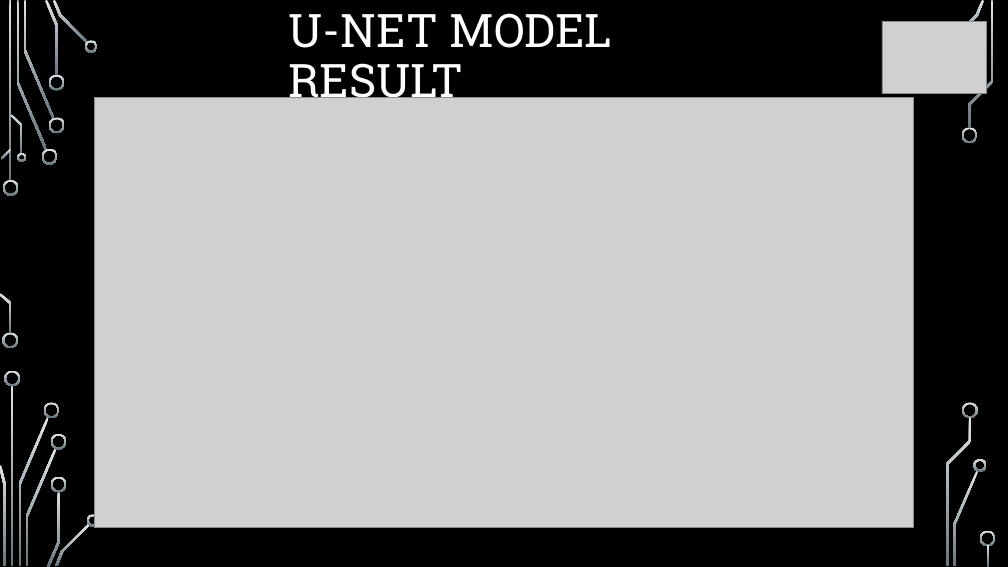
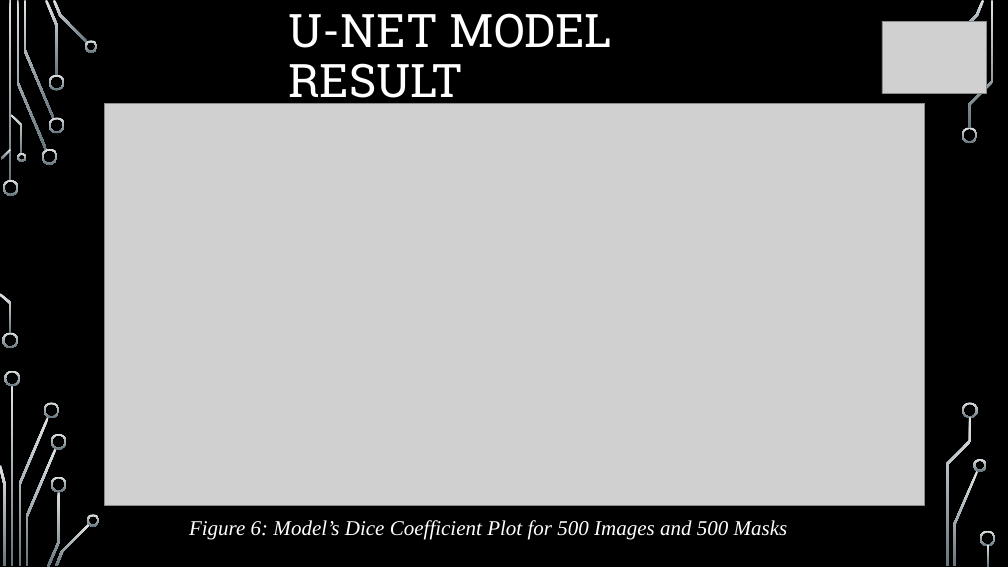
Before and after one commit to Group5FinalProject/Cancer_Champions, a slide deck: slide 10 of Cancer_Champions_PPT.pptx. Drawn at 1008x567 pixels with LibreOffice and Linux fonts; fonts in the diff are those of the drawing; grey boxes stand for pictures; background and template pictures are left out. Boxes give left, top, right and bottom in pixels: in the first picture for what was removed or moved away, otherwise in the second. Text is boxed around its words. In the diff, an @@ line names an element or a change of style, - is before the commit and + after.

```diff
--- a/Cancer_Champions_PPT.pptx
+++ b/Cancer_Champions_PPT.pptx
@@ picture: place and size @@
-picture at <box>95,97,913,528</box>
+picture at <box>104,104,925,506</box>
@@ text added at <box>189,520,788,540</box>, 20 pt, text #FFFFFF, italic @@
+Figure 6: Model’s Dice Coefficient Plot for 500 Images and 500 Masks
```
Also in this commit, not shown: 9 other slides changed, 1 slide added, 2 slides removed.
